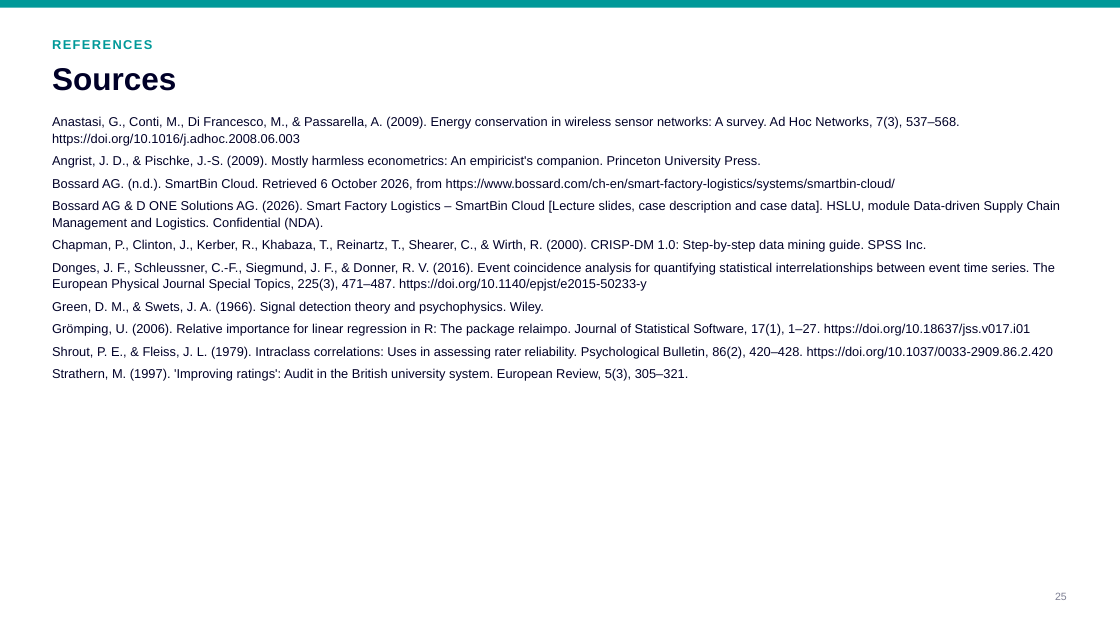
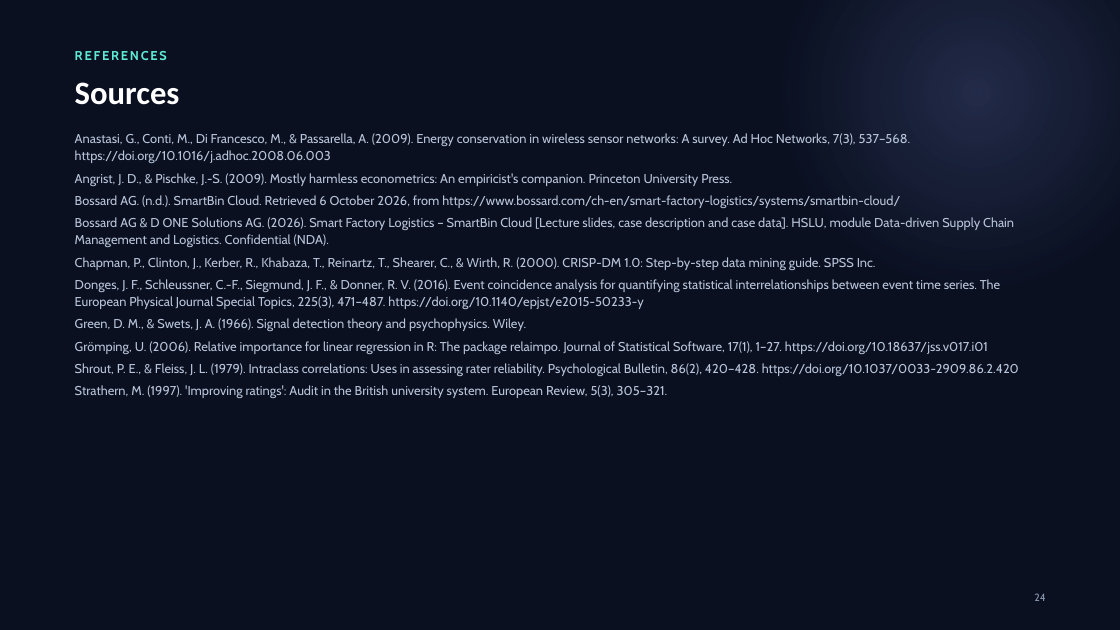
Before and after one commit to erenalpckroglu/smartbin-sensor-optimization, a slide deck: slide 24 of presentation/SmartBin – CTO presentation.pptx (slide 25 before the commit). Drawn at 1120x630 pixels with LibreOffice and Linux fonts; fonts in the diff are those of the drawing. Boxes give left, top, right and bottom in pixels: in the first picture for what was removed or moved away, otherwise in the second. Text is boxed around its words. In the diff, an @@ line names an element or a change of style, - is before the commit and + after.

```diff
--- a/presentation/SmartBin – CTO presentation.pptx
+++ b/presentation/SmartBin – CTO presentation.pptx
@@ background #FFFFFF to #0A1020 @@
@@ rectangle removed at bbox=[0, 0, 1120, 8] @@
@@ rectangle added at bbox=[642, 0, 1120, 373], fill gradient #8EA2FF @@
@@ text "REFERENCES": place and size @@
-text "REFERENCES" at bbox=[52, 40, 152, 49]
+text "REFERENCES" at bbox=[75, 51, 167, 60]
@@ text "REFERENCES" at bbox=[75, 51, 167, 60]: font Arial to Cabin, text colour #009999 to #5EEAD4, letter spacing 1.2 to 1.5 pt @@
@@ text "Sources": place and size @@
-text "Sources" at bbox=[52, 68, 176, 91]
+text "Sources" at bbox=[75, 82, 180, 105]
@@ text "Sources" at bbox=[75, 82, 180, 105]: size 27 to 28 pt, font Arial to Calibri, text colour #000028 to #FFFFFF @@
@@ text "Anastasi, G., Conti, M., Di ...": place and size @@
-text "Anastasi, G., Conti, M., Di ..." at bbox=[52, 116, 1061, 381]
+text "Anastasi, G., Conti, M., Di ..." at bbox=[75, 133, 1019, 398]
@@ text "Anastasi, G., Conti, M., Di ..." at bbox=[75, 133, 1019, 398]: font Arial to Cabin, text colour #000028 to #B8C4D9 @@
@@ text added at bbox=[1034, 593, 1045, 601], 9 pt, text #8D99B0 @@
+24
@@ text removed at bbox=[1055, 593, 1067, 600] @@
-25
```
Also in this commit, not shown: 6 other slides changed, 17 slides added, 18 slides removed, 19 other files.
